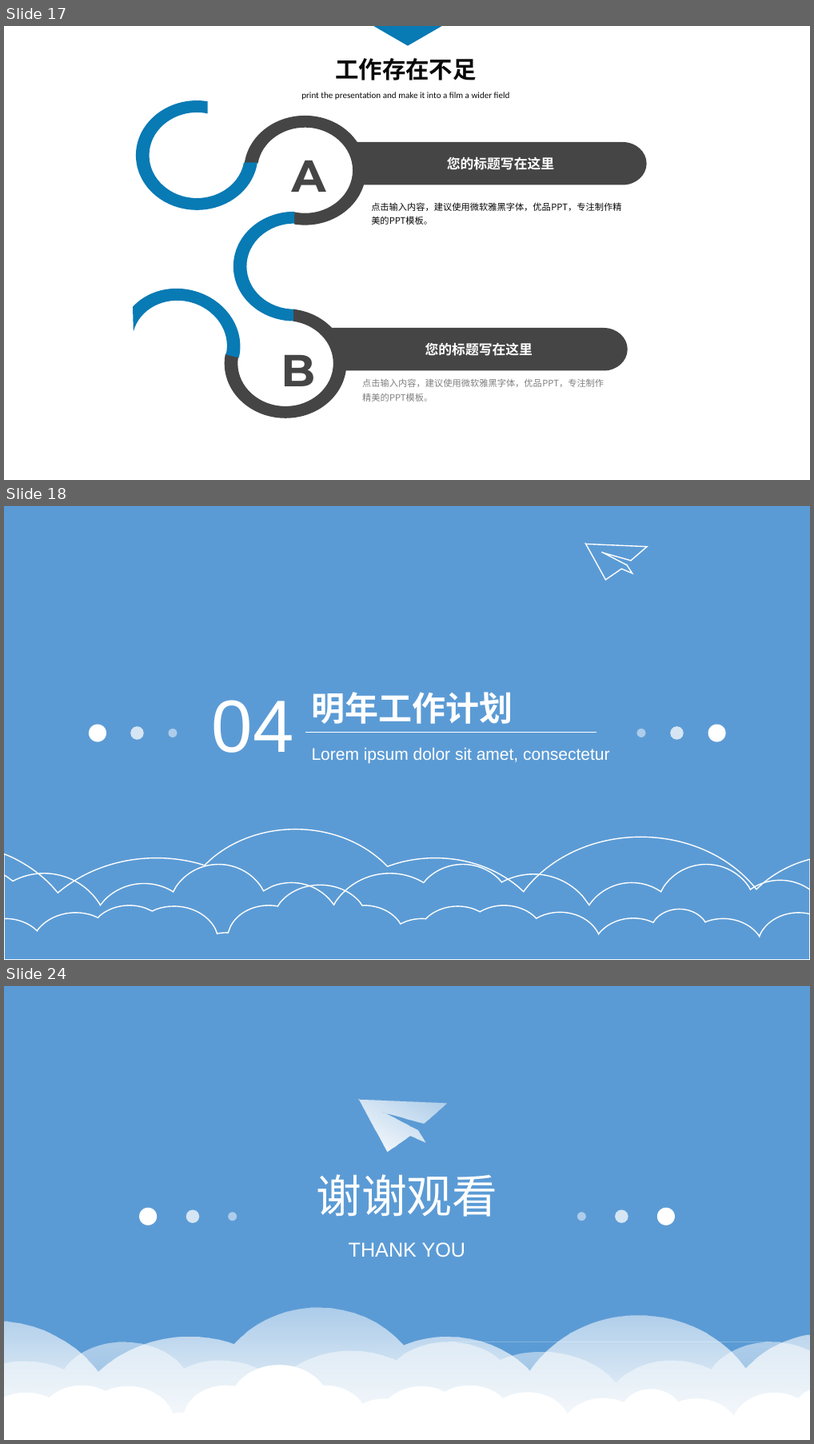
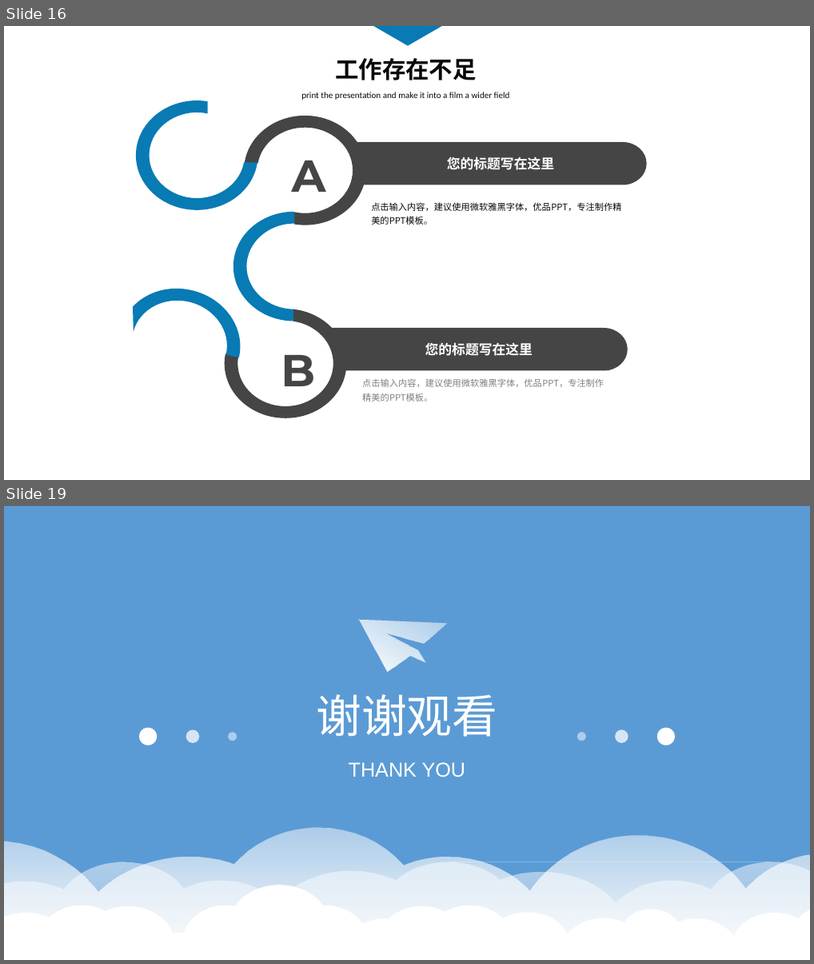
Before and after one commit to touchpillow/ts-demo, a slide deck: ts-分享.pptx. Shown one above the other, each under a label of ours: slides 17, 18 and 24 before the commit, slides 16 and 19 after it; the slides between them are not shown. The pictures are 814x1444 and 814x964 pixels, drawn with LibreOffice and Linux fonts; fonts in the diff are those of the drawing. Boxes give left, top, right and bottom in pixels: in the first picture for what was removed or moved away, otherwise in the second. Text is boxed around its words. In the diff, an @@ line names an element or a change of style, - is before the commit and + after.

```diff
--- a/ts-分享.pptx
+++ b/ts-分享.pptx
@@ slide 18 removed at (4, 506, 810, 960), background #5B9BD5 @@
@@ freeform shape removed at (586, 529, 654, 583) @@
@@ text removed at (312, 692, 514, 724) @@
-明年工作计划
@@ text removed at (212, 700, 294, 752) @@
-04
@@ ellipse removed at (89, 724, 106, 741) @@
@@ ellipse removed at (130, 726, 143, 739) @@
@@ ellipse removed at (169, 728, 178, 737) @@
@@ line removed from (306, 732) to (597, 732) @@
@@ ellipse removed at (637, 728, 646, 737) @@
@@ ellipse removed at (671, 726, 684, 739) @@
@@ ellipse removed at (709, 724, 726, 741) @@
@@ text removed at (312, 748, 610, 764) @@
-Lorem ipsum dolor sit amet, consectetur
@@ freeform shape removed at (4, 828, 810, 959) @@
@@ freeform shape removed at (4, 864, 810, 960) @@
@@ freeform shape removed at (4, 885, 810, 960) @@
@@ what was slide 17 is now slide 16 @@
@@ what was slide 24 is now slide 19 @@
```
Also in this commit, not shown: 7 slides changed, 1 slide added, 6 other slides removed, 1 other file.
